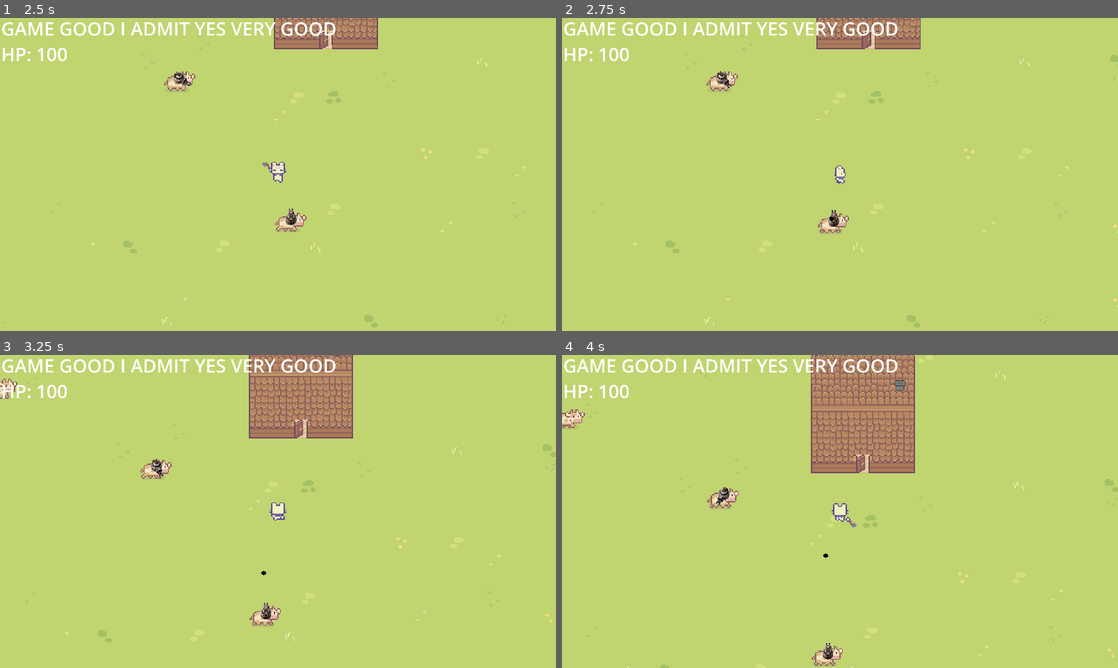
Above: before the commit, frames 1-4 (two rows, left to right).
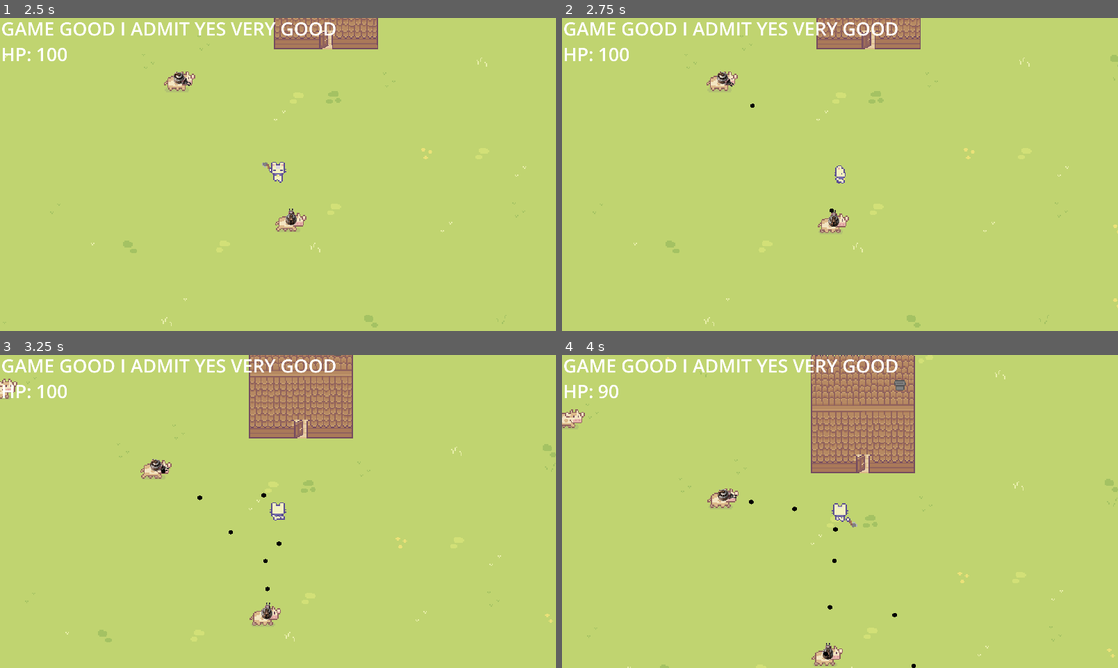
Above: after the commit, the same moments.

Repository: maciulex/First-game-in-godot
Game: Godot game, scene res://game_level.tscn
The game is run twice, just before and just after one commit, with the same random seed, the same clock (stepped at 60 frames per second) and the same inputs.
Inputs:
- Up to frame 1 (2.5 s): tap Enter at 0.5 s; hold D (right) 0.53-1.28 s; hold Space (space) 0.53-1.28 s; hold S (down) 1.28-2.03 s; tap Space (space) at 1.35 s; hold D (right) from 2.03 s (still down); hold Space (space) from 2.03 s (still down)
- Up to frame 2 (2.75 s): keep holding D (right); keep holding Space (space)
- Up to frame 3 (3.25 s): release D (right) at 2.78 s; release Space (space) at 2.78 s; hold W (up) from 2.78 s (still down); tap Space (space) at 2.85 s
- Up to frame 4 (4 s): release W (up) at 3.53 s; hold A (left) from 3.53 s (still down); hold Space (space) from 3.53 s (still down)

Frame 1 is identical in both runs. In frame 2, 0.1% of the frame differs, in the area x 27-49%, y 16-65%; in frame 3, 0.2%; in frame 4, 0.3%, in the area x 6-64%, y 9-100%.

Commit message:
cows armed functions done

Diff:
--- a/NPC/cows/cowArmed/cowArmed.gd
+++ b/NPC/cows/cowArmed/cowArmed.gd
@@ -1,18 +1,52 @@
 extends "res://NPC/cows/cow/cow.gd"
 
 var timeToChangeTuretState = [2,5];
-@onready var turretTimer : Timer = $TimerForTurretRotation;
+
 @onready var turretDetection : RayCast2D = $Turret/turretDetection;
 @onready var turretSprite : Sprite2D = $Turret;
 enum turretStates {idle, rotateRight, rotateLeft}
 var turretState : turretStates = turretStates.idle;
 @export var turretRotationTime : float = 0.1
-var turretCooldown = 0;
 var bullet = preload("res://utils/bullet.tscn");
-
 var rotationDegreesPerCycle : float = 5.625;#360/64
 
+@onready var turretAimbotTimer : Timer = $aimbot;
+var aimbotAt = null;
+var aimbotActiveTime : float = 5;
+var aimbotCooldownTime : float = 2;
+var aimbotActive : bool = false;
+var aimbotCooldown : bool = false;
+
+@onready var turretCoolDownTimer : Timer = $bulletCoolDown;
+@onready var turretTimer : Timer = $TimerForTurretRotation;
+var turretCoolDown : bool = false;
+var turretCoolDownTime : float = 0.2;
+
+func shootBullet():
+	var instanceOfBullet = bullet.instantiate();
+	var offsetValue = 25;
+	var pos = Vector2(position.x - offsetValue, position.y + offsetValue);
+	var deg = (turretDetection.rotation)-1.57079633;
+	instanceOfBullet.init($cow.get_rid(),pos, Vector2.from_angle(deg));
+	get_tree().get_root().add_child(instanceOfBullet);
+	turretCoolDown = true;
+	turretCoolDownTimer.start(turretCoolDownTime);
+
+
+func aimbot():
+	if (aimbotAt == null):
+		return;
+	var angleToTarget = position.angle_to_point(Vector2(aimbotAt.position))
+	turretDetection.rotation = angleToTarget+1.57079633;
+	var frame = turretDetection.rotation_degrees/5.625;
+	if (frame < 0):
+		frame = 63 + frame;
+	turretSprite.frame = frame;
+	pass;
+
 func rotateCannon(dir : turretStates):
+	if (aimbotActive):
+		return;
 	match turretState:
 		turretStates.rotateLeft:
 			#sprite
@@ -24,20 +58,18 @@
 			if (turretSprite.frame == 63): turretSprite.frame = 0;
 			else: turretSprite.frame += 1;
 			turretDetection.rotation_degrees += rotationDegreesPerCycle;
-	if (turretDetection.get_collider() != null && turretDetection.get_collider().is_in_group("CowEnemy")):
-		var instanceOfBullet = bullet.instantiate();
-		var offsetValue = 25;
-		var pos = Vector2(position.x - offsetValue, position.y + offsetValue);
-		print("da",turretDetection.rotation)
-		print(turretDetection.rotation_degrees);
-		var deg = (turretDetection.rotation)-1.57079633;
-		instanceOfBullet.init(pos, Vector2.from_angle(deg));
-		get_tree().get_root().add_child(instanceOfBullet);
-		pass;
 
 func _physics_process(delta):
 	if (COW_STATE == COW_STATES.walk):
 		move_and_collide(WalkDir)
+	if ((aimbotActive && !turretCoolDown) || (!turretCoolDown && turretDetection.get_collider() != null && turretDetection.get_collider().is_in_group("CowEnemy"))):
+		if (aimbotActive): aimbot();
+		elif (!aimbotCooldown):
+			aimbotActive = true;
+			aimbotAt = turretDetection.get_collider();
+			turretAimbotTimer.start(aimbotActiveTime);
+		shootBullet();
+		pass;
 
 
 func _on_timer_for_turret_rotation_timeout():
@@ -47,3 +79,18 @@
 
 func _on_timer_to_cycle_of_rotation_timeout():
 	rotateCannon(turretState);
+
+
+func _on_bullet_cool_down_timeout():
+	turretCoolDown = false;
+	pass # Replace with function body.
+
+
+func _on_aimbot_timeout():
+	if aimbotActive:
+		aimbotActive = false;
+		aimbotCooldown = true;
+		turretAimbotTimer.start(aimbotCooldownTime);
+	else:
+		aimbotCooldown = false;
+	pass # Replace with function body.
--- a/NPC/cows/cowArmed/cowArmed.tscn
+++ b/NPC/cows/cowArmed/cowArmed.tscn
@@ -20,15 +20,14 @@
 vframes = 8
 
 [node name="turretDetection" type="RayCast2D" parent="Turret" index="0"]
-position = Vector2(3.83331, 6.59999)
 scale = Vector2(3.83333, 3.3)
-target_position = Vector2(1, -93)
+target_position = Vector2(1, -140)
 collision_mask = 2
 
 [node name="Line2D" type="Line2D" parent="Turret/turretDetection" index="0"]
 visible = false
-position = Vector2(6.10352e-05, 1.90735e-06)
-scale = Vector2(-0.199641, 1.0233)
+position = Vector2(6.10352e-05, -4.14633)
+scale = Vector2(-0.199641, 1.484)
 points = PackedVector2Array(0, -1, -5.00873, -88.9281)
 
 [node name="TimerForTurretRotation" type="Timer" parent="." index="7"]
@@ -39,5 +38,11 @@
 wait_time = 0.1
 autostart = true
 
+[node name="aimbot" type="Timer" parent="." index="9"]
+
+[node name="bulletCoolDown" type="Timer" parent="." index="10"]
+
 [connection signal="timeout" from="TimerForTurretRotation" to="." method="_on_timer_for_turret_rotation_timeout"]
 [connection signal="timeout" from="TimerToCycleOfRotation" to="." method="_on_timer_to_cycle_of_rotation_timeout"]
+[connection signal="timeout" from="aimbot" to="." method="_on_aimbot_timeout"]
+[connection signal="timeout" from="bulletCoolDown" to="." method="_on_bullet_cool_down_timeout"]
--- a/character/player.gd
+++ b/character/player.gd
@@ -92,6 +92,8 @@
 			#print("emitted")
 		"HouseExit":
 			building.emit("exit");
+		"bullet":
+			takeDamage(10);
 	pass # Replace with function body.
 
 func getColliderFromVector(vector : Vector2):
@@ -142,6 +144,10 @@
 	return null;
 
 
+func takeDamage(damage:int):
+	playerData.health -= damage;
+	health.emit(playerData.health);
+
 func _on_character_collision_body_entered(body):
 	if (body.is_in_group("Enemys")):
 		var collBody = getVectorOfColidedBody(body);
@@ -156,9 +162,9 @@
 
 		velocity = collBody * knotbackStrength;
 		move_and_slide();
-		playerData.health -= 10;
-		health.emit(playerData.health);
-	pass # Replace with function body.
+		takeDamage(10);
+
+	pass # Replace with function body.\
 
 
 func _on_animation_tree_animation_finished(anim_name):
--- a/utils/bullet.gd
+++ b/utils/bullet.gd
@@ -1,15 +1,30 @@
 extends Node2D
 
 var movementVector;
+var shooter;
+var speedModifier: float = 3;
 # Called when the node enters the scene tree for the first time.
 func _ready():
 	pass # Replace with function body.
 
-func init(vectorStart, vectorMovement):
+func init(shooterRid,vectorStart, vectorMovement):
 	position = vectorStart;
 	movementVector = vectorMovement;
+	shooter = shooterRid
 
 
 func _physics_process(delta):
-	position += movementVector;
+	position += (movementVector*speedModifier);
 	pass
+
+
+
+func _on_area_2d_area_entered(area):
+	if (area.get_rid() != shooter):
+		queue_free();
+
+
+func _on_area_2d_body_entered(body):
+	if (body.name == "TileMap"):
+		queue_free();
+	pass # Replace with function body.
--- a/utils/bullet.tscn
+++ b/utils/bullet.tscn
@@ -1,12 +1,25 @@
-[gd_scene load_steps=3 format=3 uid="uid://b7pwup0ub45j2"]
+[gd_scene load_steps=4 format=3 uid="uid://b7pwup0ub45j2"]
 
 [ext_resource type="Texture2D" uid="uid://dkeb0esyj1uyb" path="res://art/bullet.png" id="1_a14ki"]
 [ext_resource type="Script" path="res://utils/bullet.gd" id="1_yvkmu"]
 
-[node name="bullet" type="CharacterBody2D"]
+[sub_resource type="CircleShape2D" id="CircleShape2D_wgq08"]
+radius = 2.0
+
+[node name="bullet" type="CharacterBody2D" groups=["bullet"]]
 script = ExtResource("1_yvkmu")
 
 [node name="Bullet" type="Sprite2D" parent="."]
 position = Vector2(0, 1.19209e-07)
 scale = Vector2(0.1, 0.1)
 texture = ExtResource("1_a14ki")
+
+[node name="bullet" type="Area2D" parent="."]
+collision_layer = 15
+collision_mask = 15
+
+[node name="Collision" type="CollisionShape2D" parent="bullet"]
+shape = SubResource("CircleShape2D_wgq08")
+
+[connection signal="area_entered" from="bullet" to="." method="_on_area_2d_area_entered"]
+[connection signal="body_entered" from="bullet" to="." method="_on_area_2d_body_entered"]
